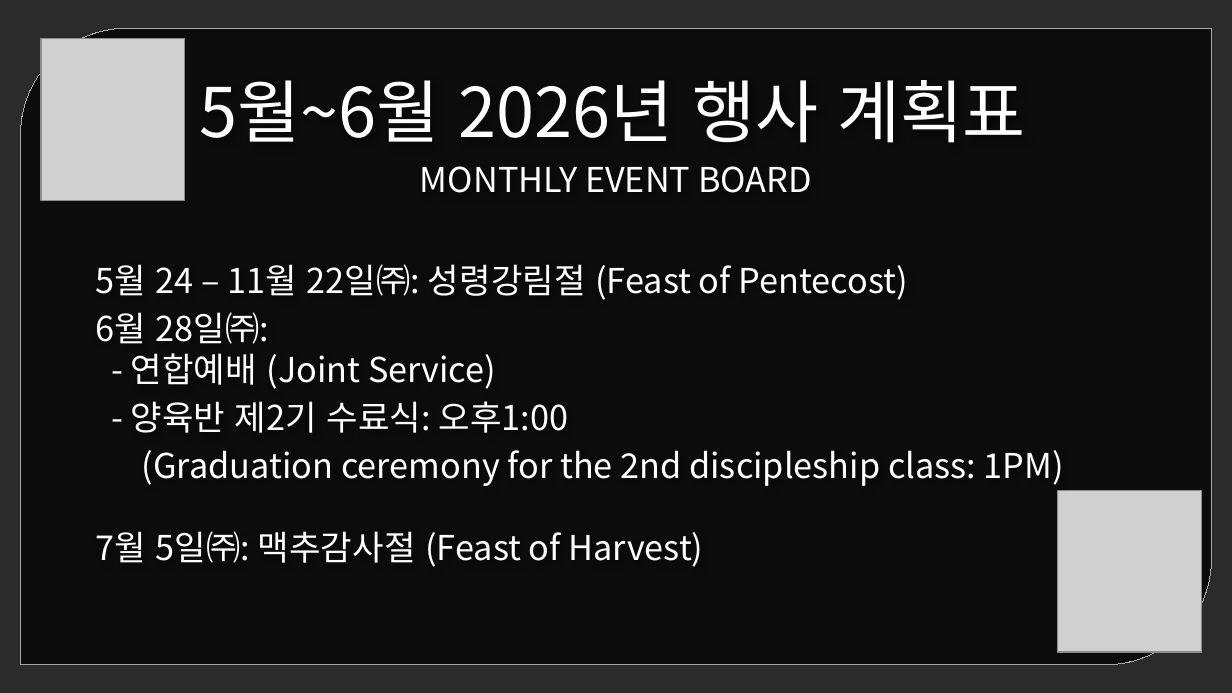
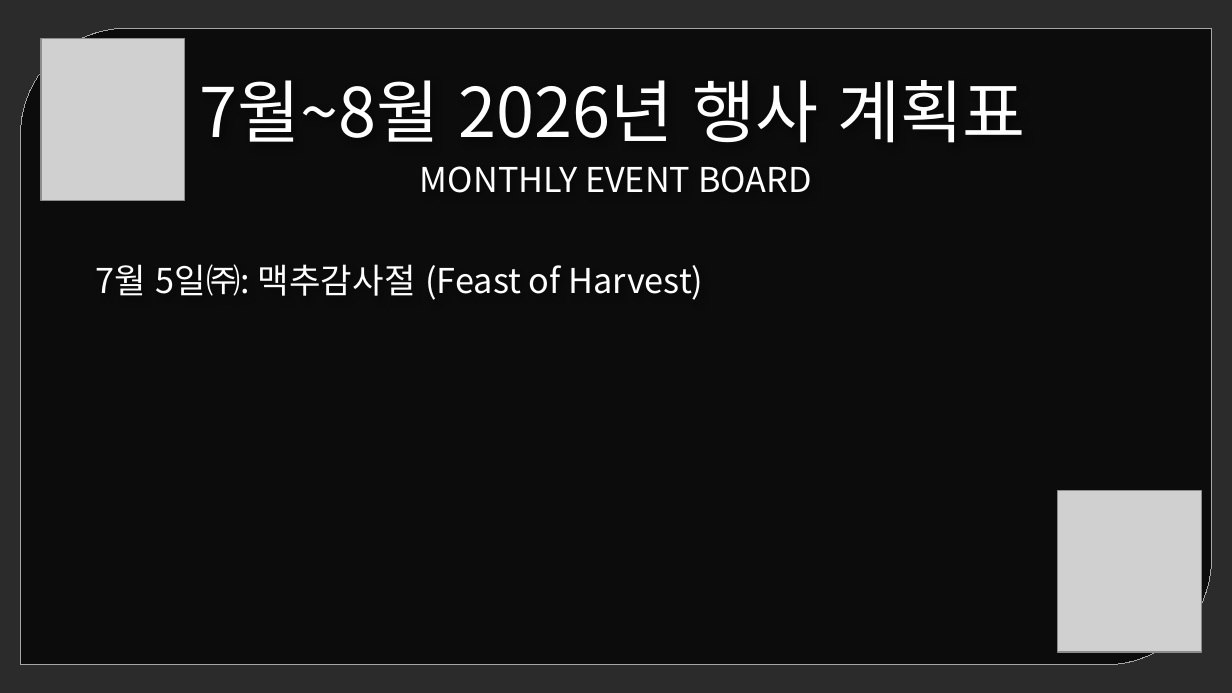
Before and after one commit to yosubcode/ppt, a slide deck: slide 44 of templates/Sunday_Template.pptx. Drawn at 1232x693 pixels with LibreOffice and Linux fonts; fonts in the diff are those of the drawing; grey boxes stand for pictures; background and template pictures are left out; a plain dark background stands for a picture behind light text. Boxes give left, top, right and bottom in pixels: in the first picture for what was removed or moved away, otherwise in the second. Text is boxed around its words. In the diff, an @@ line names an element or a change of style, - is before the commit and + after.

```diff
--- a/templates/Sunday_Template.pptx
+++ b/templates/Sunday_Template.pptx
@@ text at (x1=200, y1=80, x2=1026, y2=143): text changed @@
-5월~6월 2026년 행사 계획표
+7월~8월 2026년 행사 계획표
@@ text at (x1=96, y1=264, x2=703, y2=300): text changed @@
-5월 24 – 11월 22일㈜: 성령강림절 (Feast of Pentecost)
-6월 28일㈜:
-- 연합예배 (Joint Service)
-- 양육반 제2기 수료식: 오후1:00
-(Graduation ceremony for the 2nd discipleship class: 1PM)
-7월 5일㈜: 맥추감사절 (Feast of Harvest)
+7월 5일㈜: 맥추감사절 (Feast of Harvest)
```
Also in this commit, not shown: 3 other slides changed, 9 other files.
